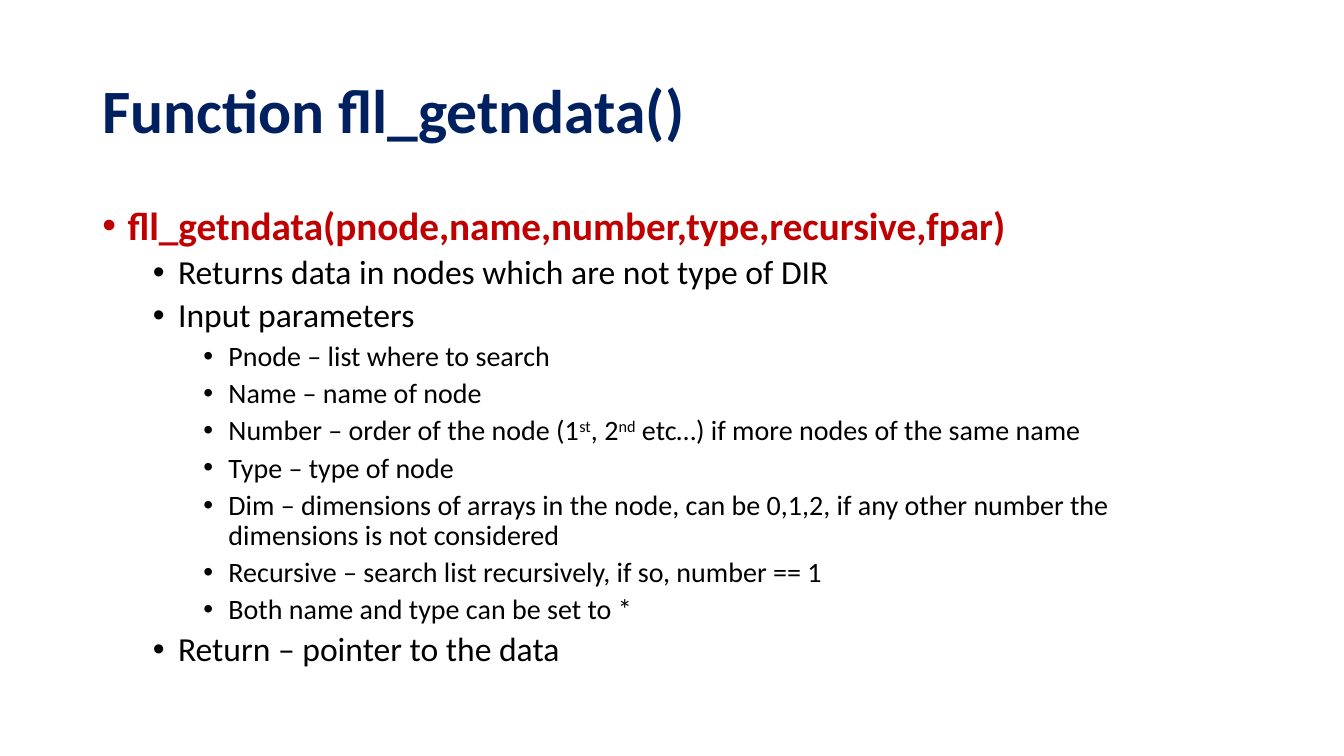
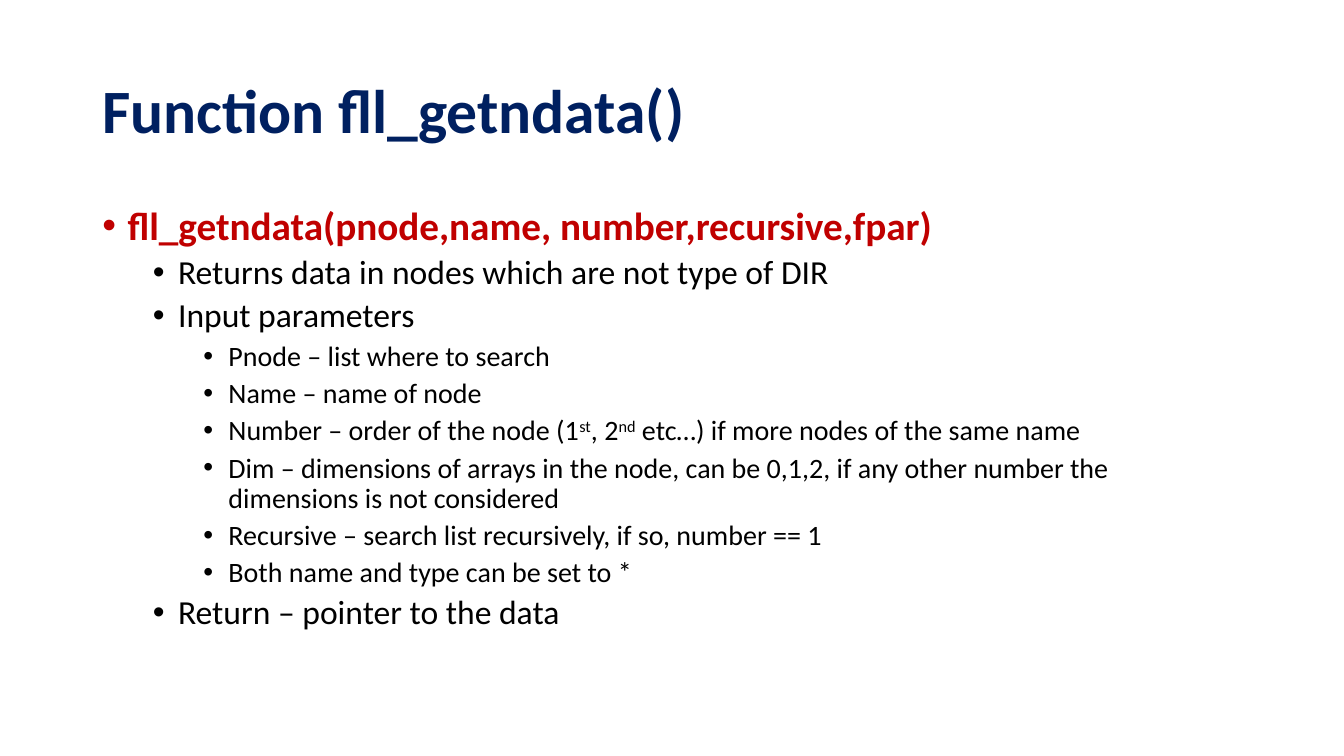
Before and after one commit to ZedThree/fort_depend.py, a slide deck: slide 13 of fll–FortranLinkedListLibrary.pptx (slide 12 before the commit). Drawn at 1344x756 pixels with LibreOffice and Linux fonts; fonts in the diff are those of the drawing. Boxes give left, top, right and bottom in pixels: in the first picture for what was removed or moved away, otherwise in the second. Text is boxed around its words. In the diff, an @@ line names an element or a change of style, - is before the commit and + after.

```diff
--- a/fll–FortranLinkedListLibrary.pptx
+++ b/fll–FortranLinkedListLibrary.pptx
@@ text at <box>128,211,932,247</box>: text changed @@
-• fll_getndata(pnode,name,number,type,recursive,fpar)
+• fll_getndata(pnode,name, number,recursive,fpar)
@@ text at <box>228,458,454,483</box>: paragraph removed @@
-    • Type – type of node
```
Also in this commit, not shown: 15 other slides changed, 4 slides added, 1 other file.
